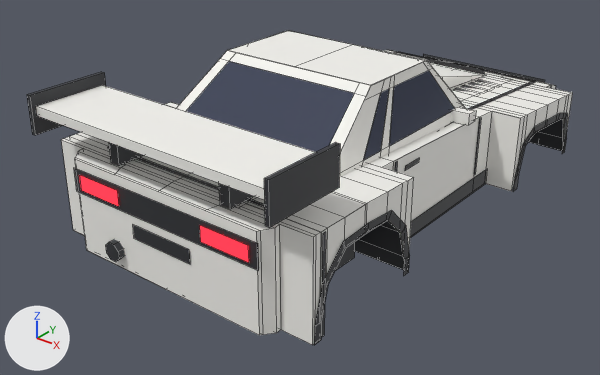
What one commit did to the Blender file assets/meshes/blitz/Blitz.blend.
Both versions are drawn from a 50 mm camera at (10.99, -15.46, 7.73) aimed at (-0.53, -1.06, -1.2). The axes (+X, +Y, +Z) are drawn at lower left. The lights are the same throughout. The older version comes first. Mesh edges are drawn as thin lines.

In view in the first picture: 'BumperRear', 'DeckWing', 'DeckWingBlade', 'Door_FR', 'Fender_FR', 'Fender_RR', 'Hood', 'Pillars', 'RearWindow', 'Roof', 'TailGarnish', 'Window_FR' and 22 more.
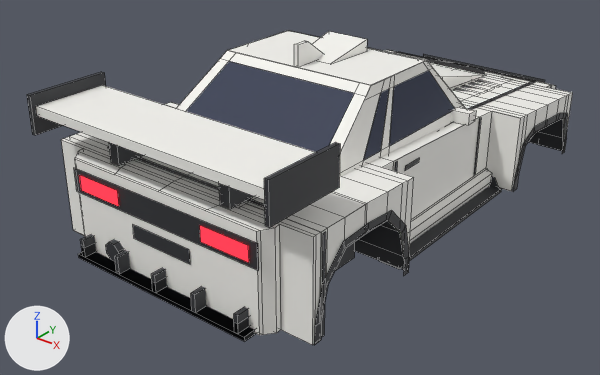
Patch to the scene script:
```diff
--- a/assets/meshes/blitz/Blitz.blend.py
+++ b/assets/meshes/blitz/Blitz.blend.py
@@ me_opt_skirts_side_accskirt_r @@
+me_opt_skirts_side_accskirt_r.from_pydata([(2.7, 2.38, -1.46), (2.86, 2.38, -1.46), (2.86, -2.38, -1.46), (2.7, -2.38, -1.46), (2.9, 2.38, -1.3), (2.9, -2.38, -1.3), (2.9, 2.38, -1.06), (2.9, -2.38, -1.06), (2.7, 2.38, -0.98), (2.7, -2.38, -0.98)], [], [(0, 1, 2, 3), (1, 4, 5, 2), (4, 6, 7, 5), (6, 8, 9, 7), (8, 6, 4, 1, 0), (3, 2, 5, 7, 9)])
+me_opt_skirts_side_accskirt_r.materials.append(mat_body)  # white #f7f6f1
@@ me_opt_roof_fin_accsharkfin @@
+me_opt_roof_fin_accsharkfin.from_pydata([(0.05, -1.5, 2.68), (0.05, -1.85, 2.68), (0.05, -1.85, 2.19), (0.05, -0.8, 2.19), (-0.05, -0.8, 2.19), (-0.05, -1.85, 2.19), (-0.05, -1.85, 2.68), (-0.05, -1.5, 2.68)], [], [(0, 1, 2, 3), (4, 5, 6, 7), (6, 1, 0, 7), (7, 0, 3, 4), (5, 2, 1, 6)])
+me_opt_roof_fin_accsharkfin.materials.append(mat_body)  # white #f7f6f1
@@ me_opt_roof_scoop_accroofscoop @@
+me_opt_roof_scoop_accroofscoop.from_pydata([(-0.48, -1.25, 2.2), (0.48, -1.25, 2.2), (0.55, 0.05, 2.48), (-0.55, 0.05, 2.48), (0.55, 0.05, 2.18), (0.48, -1.25, 2.18), (-0.48, -1.25, 2.18), (-0.55, 0.05, 2.18)], [], [(0, 1, 2, 3), (4, 2, 1, 5), (6, 0, 3, 7)])
+me_opt_roof_scoop_accroofscoop.materials.append(mat_body)  # white #f7f6f1
@@ ob_opt_diffuser_race_accdiffuserrace @@
+ob_opt_diffuser_race_accdiffuserrace = bpy.data.objects.new('Opt_Diffuser_Race_AccDiffuserRace', me_opt_diffuser_race_accdiffuserrace)  # a box spanning x -2.4..2.4, y -6.34..-5.44, z -1.44..-1.34; a box spanning x -2.25..-2.15, y -6.34..-5.44, z -1.34..-0.94; a box spanning x -1.15..-1.05, y -6.34..-5.44, z -1.34..-0.94; a box spanning x -0.05..0.05, y -6.34..-5.44, z -1.34..-0.94; a box spanning x 1.05..1.15, y -6.34..-5.44, z -1.34..-0.94; a box spanning x 2.15..2.25, y -6.34..-5.44, z -1.34..-0.94; in mat_trim (dark grey #2f3035)
+ob_opt_diffuser_race_accdiffuserrace.location = (0.0, 0.0, 0.0)
@@ ob_opt_diffuser_road_accdiffuser @@
+ob_opt_diffuser_road_accdiffuser = bpy.data.objects.new('Opt_Diffuser_Road_AccDiffuser', me_opt_diffuser_road_accdiffuser)  # a box spanning x -2.4..2.4, y -6.34..-5.79, z -1.44..-1.34; a box spanning x -2.25..-2.15, y -6.34..-5.79, z -1.34..-1.12; a box spanning x -0.05..0.05, y -6.34..-5.79, z -1.34..-1.12; a box spanning x 2.15..2.25, y -6.34..-5.79, z -1.34..-1.12; in mat_trim (dark grey #2f3035)
+ob_opt_diffuser_road_accdiffuser.location = (0.0, 0.0, 0.0)
@@ ob_opt_skirts_blade_accsideblade_r @@
+ob_opt_skirts_blade_accsideblade_r = bpy.data.objects.new('Opt_Skirts_Blade_AccSideBlade_R', me_opt_skirts_blade_accsideblade_r)  # 16 vertices, 8 faces; spans x 2.7..3.2, y -2.38..2.38, z -1.48..-1.12; in mat_trim (dark grey #2f3035)
+ob_opt_skirts_blade_accsideblade_r.location = (0.0, 0.0, 0.0)
@@ ob_opt_skirts_side_accskirt_r @@
+ob_opt_skirts_side_accskirt_r = bpy.data.objects.new('Opt_Skirts_Side_AccSkirt_R', me_opt_skirts_side_accskirt_r)
+ob_opt_skirts_side_accskirt_r.location = (0.0, 0.0, 0.0)
@@ ob_opt_roof_fin_accsharkfin @@
+ob_opt_roof_fin_accsharkfin = bpy.data.objects.new('Opt_Roof_Fin_AccSharkFin', me_opt_roof_fin_accsharkfin)
+ob_opt_roof_fin_accsharkfin.location = (0.0, 0.0, 0.0)
@@ ob_opt_roof_scoop_accroofscoop @@
+ob_opt_roof_scoop_accroofscoop = bpy.data.objects.new('Opt_Roof_Scoop_AccRoofScoop', me_opt_roof_scoop_accroofscoop)
+ob_opt_roof_scoop_accroofscoop.location = (0.0, 0.0, 0.0)
```

What differs and where, as boxes (x1, y1, x2, y2) in the pictures (600 x 375 px):
'Opt_Diffuser_Race_AccDiffuserRace', added
    after: (78, 234, 256, 341)
'Opt_Skirts_Side_AccSkirt_R', added
    after: (410, 168, 492, 243)
'Opt_Skirts_Blade_AccSideBlade_R', added
    after: (379, 176, 502, 269)
'Opt_Roof_Scoop_AccRoofScoop', added
    after: (312, 31, 367, 64)
'Opt_Diffuser_Road_AccDiffuser', added
    after: (80, 243, 255, 338)
'Opt_Roof_Fin_AccSharkFin', added
    after: (294, 41, 324, 67)
'Rocker_R', unchanged, covered by the edit
    before: (410, 169, 487, 238)
